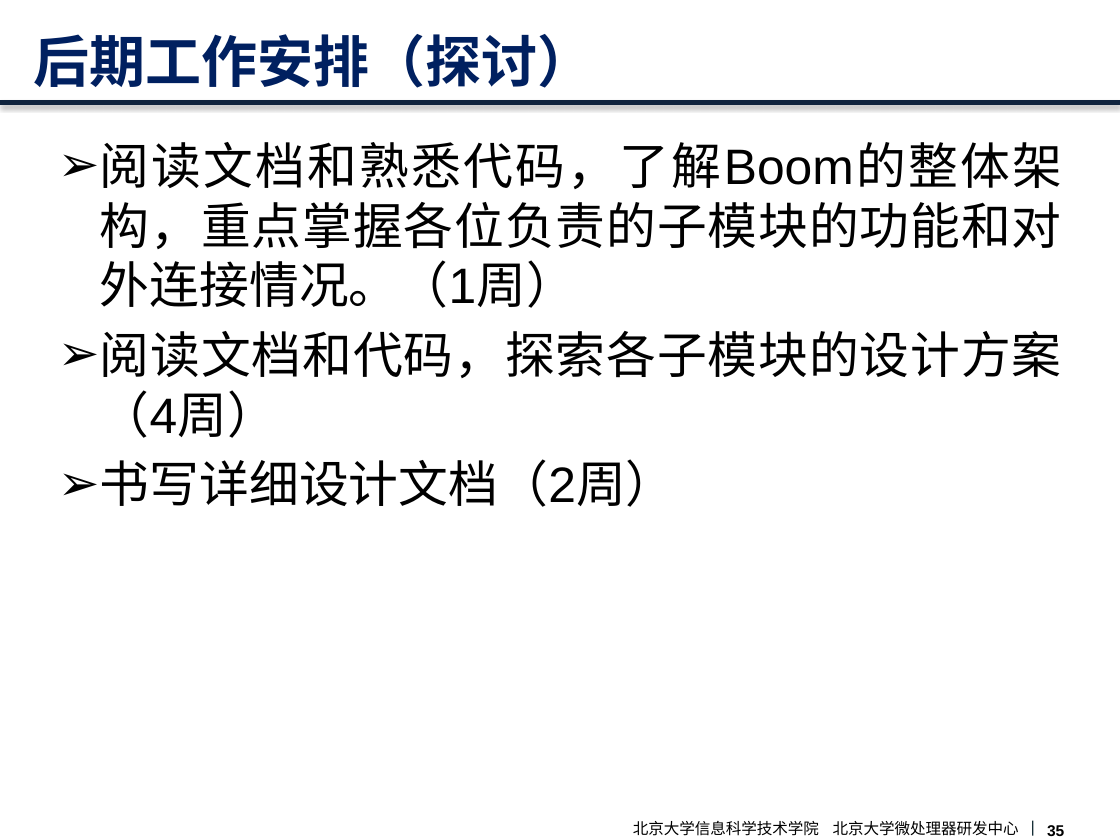
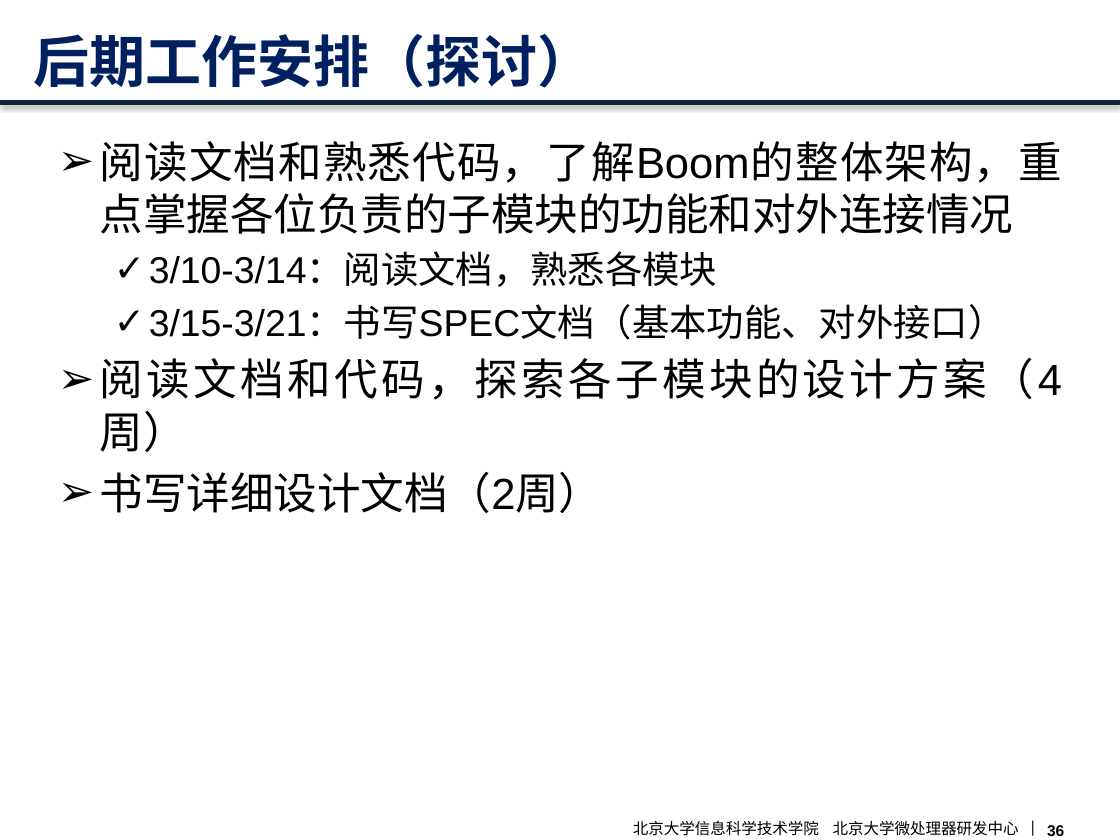
Before and after one commit to CodeATA/Docs, a slide deck: slide 37 of boom overview.pptx (slide 36 before the commit). Drawn at 1120x840 pixels with LibreOffice and Linux fonts; fonts in the diff are those of the drawing; background and template pictures are left out. Boxes give left, top, right and bottom in pixels: in the first picture for what was removed or moved away, otherwise in the second. Text is boxed around its words. In the diff, an @@ line names an element or a change of style, - is before the commit and + after.

```diff
--- a/boom overview.pptx
+++ b/boom overview.pptx
@@ text at (100, 141, 1062, 340): text changed; size 32 to 24 pt @@
-➢ 阅读文档和熟悉代码，了解Boom的整体架构，重点掌握各位负责的子模块的功能和对外连接情况。（1周）
+➢ 阅读文档和熟悉代码，了解Boom的整体架构，重点掌握各位负责的子模块的功能和对外连接情况
+  ✓ 3/10-3/14：阅读文档，熟悉各模块
+  ✓ 3/15-3/21：书写SPEC文档（基本功能、对外接口）
@@ text at (100, 358, 1062, 513): size 32 to 28 pt in "阅读文档和代码，探索各子模块的设计方案（4周）", "书写详细设计文档（2周）" @@
```
Also in this commit, not shown: 1 other slide changed, 1 slide added, 2 other files.
